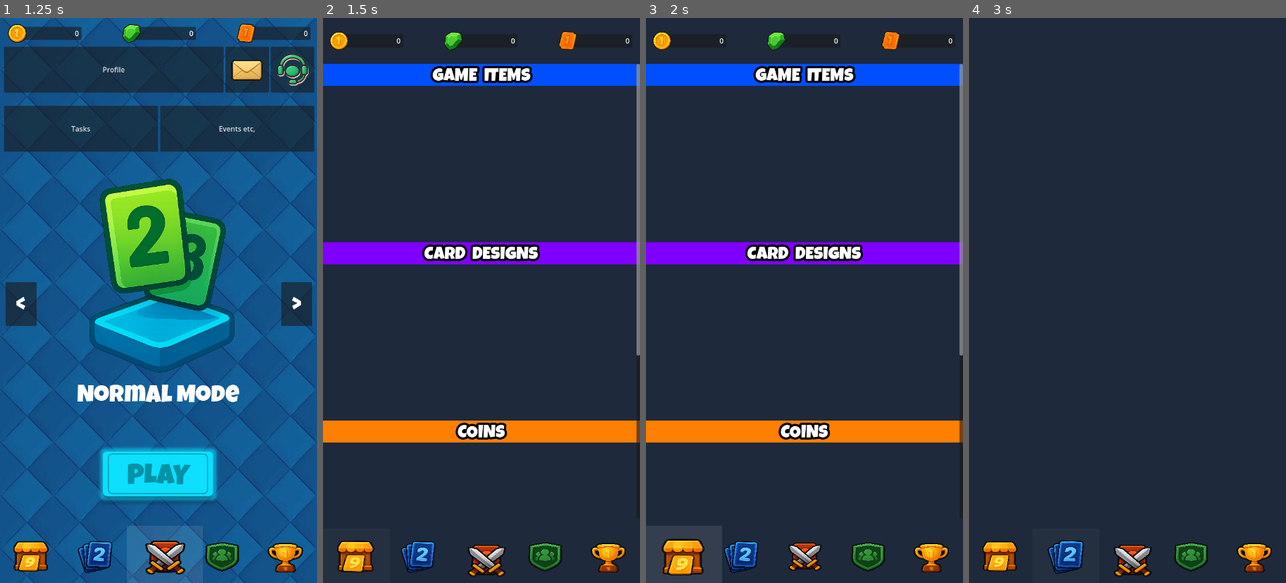
Above: before the commit, frames 1-4 (left to right).
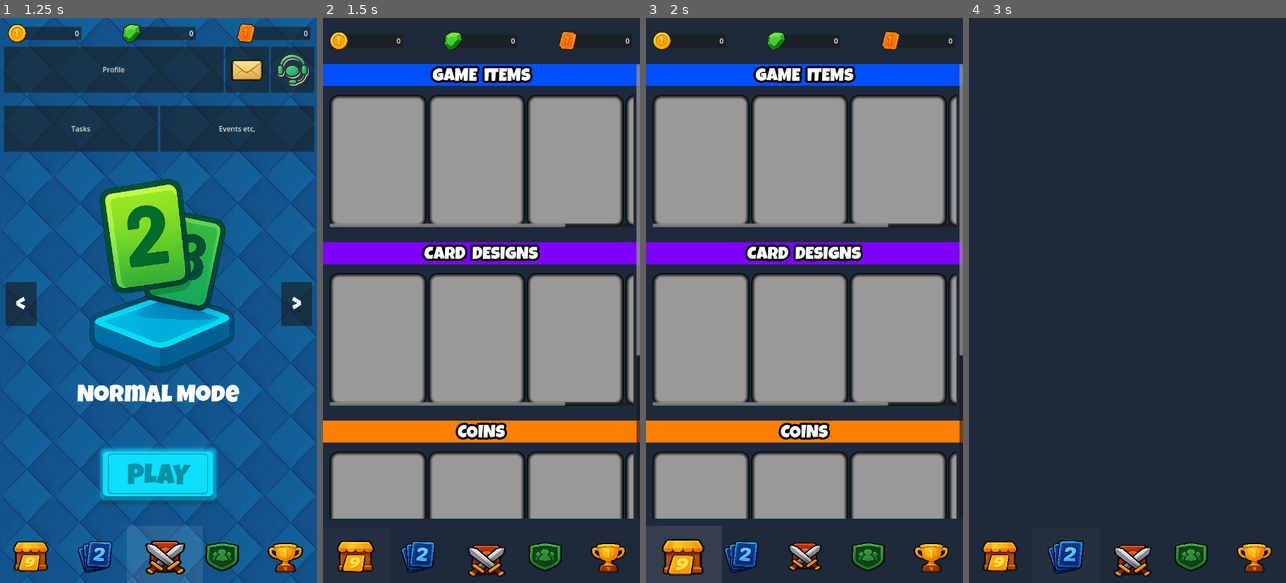
Above: after the commit, the same moments.

Repository: MannLester/TheNumbersGame
Game: Godot game, scene res://scenes/authentication_page/authentication_page.tscn
The game is run twice, just before and just after one commit, with the same random seed, the same clock (stepped at 60 frames per second) and the same inputs.
Inputs (mouse positions are in pixels of both pictures, inside the frame that each line leads up to):
- Up to frame 1 (1.25 s): click (158, 334) at 0.5 s
- Up to frame 2 (1.5 s): click (354, 554) at 1.25 s
- Up to frame 3 (2 s): no input
- Up to frame 4 (3 s): click (1007, 554) at 2 s; click (1064, 554) at 2.75 s

Frame 1 is identical in both runs. In frame 2, 54% of the frame differs, in the area x 2-98%, y 13-89%; in frame 3, 54%; in frame 4, nothing differs.

Commit message:
Added Shop Cards

Diff:
--- /dev/null
+++ b/components/shop_cards.tscn
@@ -0,0 +1,49 @@
+[gd_scene load_steps=2 format=3 uid="uid://c30akr0fqjda3"]
+
+[sub_resource type="StyleBoxFlat" id="StyleBoxFlat_m76v5"]
+border_width_left = 10
+border_width_top = 10
+border_width_right = 10
+border_width_bottom = 10
+border_color = Color(0, 0, 0, 1)
+border_blend = true
+corner_radius_top_left = 20
+corner_radius_top_right = 20
+corner_radius_bottom_right = 20
+corner_radius_bottom_left = 20
+
+[node name="Control" type="Control"]
+custom_minimum_size = Vector2(220, 300)
+layout_mode = 3
+anchors_preset = 15
+anchor_right = 1.0
+anchor_bottom = 1.0
+grow_horizontal = 2
+grow_vertical = 2
+
+[node name="MarginContainer" type="MarginContainer" parent="."]
+layout_mode = 1
+anchors_preset = 15
+anchor_right = 1.0
+anchor_bottom = 1.0
+grow_horizontal = 2
+grow_vertical = 2
+
+[node name="Panel" type="Panel" parent="MarginContainer"]
+clip_contents = true
+layout_mode = 2
+theme_override_styles/panel = SubResource("StyleBoxFlat_m76v5")
+
+[node name="TextureRect" type="TextureRect" parent="MarginContainer/Panel"]
+layout_mode = 1
+anchors_preset = 8
+anchor_left = 0.5
+anchor_top = 0.5
+anchor_right = 0.5
+anchor_bottom = 0.5
+offset_left = -20.0
+offset_top = -20.0
+offset_right = 20.0
+offset_bottom = 20.0
+grow_horizontal = 2
+grow_vertical = 2
--- a/scenes/game_area_page/enemy_2_card.tscn
+++ b/scenes/game_area_page/enemy_2_card.tscn
@@ -1,6 +1,6 @@
 [gd_scene load_steps=3 format=3 uid="uid://bnhftkn8vespa"]
 
-[ext_resource type="PackedScene" uid="uid://w2tn7iqfhscl" path="res://scenes/enemy_card.tscn" id="1_ivxf0"]
+[ext_resource type="PackedScene" uid="uid://w2tn7iqfhscl" path="res://components/enemy_card.tscn" id="1_ivxf0"]
 [ext_resource type="Script" path="res://scripts/game_area_scripts/enemy_2_card.gd" id="1_vpdmd"]
 
 [node name="Control" type="Control"]
--- a/scenes/game_area_page/enemy_3_hand.tscn
+++ b/scenes/game_area_page/enemy_3_hand.tscn
@@ -1,6 +1,6 @@
 [gd_scene load_steps=3 format=3 uid="uid://dm6e22lpa54x3"]
 
-[ext_resource type="PackedScene" uid="uid://w2tn7iqfhscl" path="res://scenes/enemy_card.tscn" id="1_qwlub"]
+[ext_resource type="PackedScene" uid="uid://w2tn7iqfhscl" path="res://components/enemy_card.tscn" id="1_qwlub"]
 [ext_resource type="Script" path="res://scripts/game_area_scripts/enemy_3_hand.gd" id="1_spu4n"]
 
 [node name="Control" type="Control"]
--- a/scenes/game_area_page/enemy_4_card.tscn
+++ b/scenes/game_area_page/enemy_4_card.tscn
@@ -1,7 +1,7 @@
 [gd_scene load_steps=3 format=3 uid="uid://dlw8wf0lfarf1"]
 
 [ext_resource type="Script" path="res://scripts/game_area_scripts/enemy_4_card.gd" id="1_5nf0h"]
-[ext_resource type="PackedScene" uid="uid://w2tn7iqfhscl" path="res://scenes/enemy_card.tscn" id="1_k4673"]
+[ext_resource type="PackedScene" uid="uid://w2tn7iqfhscl" path="res://components/enemy_card.tscn" id="1_k4673"]
 
 [node name="Control" type="Control"]
 custom_minimum_size = Vector2(140, 300)
--- a/scenes/game_area_page/player_hand.tscn
+++ b/scenes/game_area_page/player_hand.tscn
@@ -6,7 +6,7 @@
 [ext_resource type="Texture2D" uid="uid://cofwvo6ec8r62" path="res://assets/icons/Add  Icon (1).png" id="2_057kf"]
 [ext_resource type="Texture2D" uid="uid://bvl7h887skfuo" path="res://assets/icons/Counter (2).png" id="3_07ela"]
 [ext_resource type="FontFile" uid="uid://c2583ujg5wnpc" path="res://assets/fonts/poppins/Poppins-SemiBold.ttf" id="4_26a4u"]
-[ext_resource type="PackedScene" uid="uid://cfn6r8ehvra2t" path="res://scenes/card_node.tscn" id="6_uurad"]
+[ext_resource type="PackedScene" uid="uid://cfn6r8ehvra2t" path="res://components/card_node.tscn" id="6_uurad"]
 
 [sub_resource type="StyleBoxFlat" id="StyleBoxFlat_eal6h"]
 bg_color = Color(0.85098, 0.85098, 0.85098, 1)
--- a/scenes/home_page/home_header.tscn
+++ b/scenes/home_page/home_header.tscn
@@ -1,7 +1,6 @@
-[gd_scene load_steps=5 format=3 uid="uid://cghdmb61lirel"]
+[gd_scene load_steps=4 format=3 uid="uid://cghdmb61lirel"]
 
 [ext_resource type="PackedScene" uid="uid://bxeqiiumlef01" path="res://scenes/home_page/currencies_header.tscn" id="1_dgoww"]
-[ext_resource type="Script" path="res://scripts/home_scripts/home_header.gd" id="1_header_script"]
 [ext_resource type="Texture2D" uid="uid://ba6qehxdyddsh" path="res://assets/icons/mail_icon.png" id="4_fdba4"]
 [ext_resource type="Texture2D" uid="uid://cbjuv6e2rxvx5" path="res://assets/icons/support_icon.png" id="5_vx0rg"]
 
@@ -13,7 +12,6 @@
 offset_right = 3.0
 offset_bottom = 314.0
 grow_horizontal = 2
-script = ExtResource("1_header_script")
 
 [node name="MarginContainer" type="MarginContainer" parent="."]
 custom_minimum_size = Vector2(0, 104)
@@ -31,7 +29,7 @@
 layout_mode = 2
 theme_override_constants/separation = 30
 
-[node name="Control" parent="MarginContainer/VBoxContainer" instance=ExtResource("1_dgoww")]
+[node name="CurrenciesHeader" parent="MarginContainer/VBoxContainer" instance=ExtResource("1_dgoww")]
 layout_mode = 2
 
 [node name="HBoxContainer2" type="HBoxContainer" parent="MarginContainer/VBoxContainer"]
--- a/scenes/shop_page/shop_page.tscn
+++ b/scenes/shop_page/shop_page.tscn
@@ -1,8 +1,9 @@
-[gd_scene load_steps=8 format=3 uid="uid://bdqmlt1x1juwy"]
+[gd_scene load_steps=9 format=3 uid="uid://bdqmlt1x1juwy"]
 
 [ext_resource type="PackedScene" uid="uid://c6fl2vycdfhg3" path="res://scenes/home_page/home_bottom_tabs.tscn" id="1_bmfl5"]
 [ext_resource type="PackedScene" uid="uid://bxeqiiumlef01" path="res://scenes/home_page/currencies_header.tscn" id="2_c5j1b"]
 [ext_resource type="FontFile" uid="uid://cvpff81povwt7" path="res://assets/fonts/luckiest-guy/LuckiestGuy-Regular.ttf" id="3_5ux0y"]
+[ext_resource type="PackedScene" uid="uid://c30akr0fqjda3" path="res://components/shop_cards.tscn" id="4_6dc18"]
 
 [sub_resource type="StyleBoxFlat" id="StyleBoxFlat_odk0m"]
 bg_color = Color(0, 0.309804, 1, 1)
@@ -110,8 +111,29 @@
 horizontal_alignment = 1
 vertical_alignment = 1
 
-[node name="HBoxContainer" type="HBoxContainer" parent="Control2/ScrollContainer/MarginContainer/VBoxContainer/Control/VBoxContainer"]
-custom_minimum_size = Vector2(0, 300)
+[node name="MarginContainer" type="MarginContainer" parent="Control2/ScrollContainer/MarginContainer/VBoxContainer/Control/VBoxContainer"]
+layout_mode = 2
+theme_override_constants/margin_left = 15
+theme_override_constants/margin_right = 15
+
+[node name="ScrollContainer" type="ScrollContainer" parent="Control2/ScrollContainer/MarginContainer/VBoxContainer/Control/VBoxContainer/MarginContainer"]
+custom_minimum_size = Vector2(0, 300)
+layout_mode = 2
+
+[node name="HBoxContainer" type="HBoxContainer" parent="Control2/ScrollContainer/MarginContainer/VBoxContainer/Control/VBoxContainer/MarginContainer/ScrollContainer"]
+custom_minimum_size = Vector2(220, 300)
+layout_mode = 2
+
+[node name="Control" parent="Control2/ScrollContainer/MarginContainer/VBoxContainer/Control/VBoxContainer/MarginContainer/ScrollContainer/HBoxContainer" instance=ExtResource("4_6dc18")]
+layout_mode = 2
+
+[node name="Control2" parent="Control2/ScrollContainer/MarginContainer/VBoxContainer/Control/VBoxContainer/MarginContainer/ScrollContainer/HBoxContainer" instance=ExtResource("4_6dc18")]
+layout_mode = 2
+
+[node name="Control3" parent="Control2/ScrollContainer/MarginContainer/VBoxContainer/Control/VBoxContainer/MarginContainer/ScrollContainer/HBoxContainer" instance=ExtResource("4_6dc18")]
+layout_mode = 2
+
+[node name="Control4" parent="Control2/ScrollContainer/MarginContainer/VBoxContainer/Control/VBoxContainer/MarginContainer/ScrollContainer/HBoxContainer" instance=ExtResource("4_6dc18")]
 layout_mode = 2
 
 [node name="Control2" type="Control" parent="Control2/ScrollContainer/MarginContainer/VBoxContainer"]
@@ -150,8 +172,29 @@
 horizontal_alignment = 1
 vertical_alignment = 1
 
-[node name="HBoxContainer" type="HBoxContainer" parent="Control2/ScrollContainer/MarginContainer/VBoxContainer/Control2/VBoxContainer"]
-custom_minimum_size = Vector2(0, 300)
+[node name="MarginContainer" type="MarginContainer" parent="Control2/ScrollContainer/MarginContainer/VBoxContainer/Control2/VBoxContainer"]
+layout_mode = 2
+theme_override_constants/margin_left = 15
+theme_override_constants/margin_right = 15
+
+[node name="ScrollContainer" type="ScrollContainer" parent="Control2/ScrollContainer/MarginContainer/VBoxContainer/Control2/VBoxContainer/MarginContainer"]
+custom_minimum_size = Vector2(0, 300)
+layout_mode = 2
+
+[node name="HBoxContainer" type="HBoxContainer" parent="Control2/ScrollContainer/MarginContainer/VBoxContainer/Control2/VBoxContainer/MarginContainer/ScrollContainer"]
+custom_minimum_size = Vector2(220, 300)
+layout_mode = 2
+
+[node name="Control" parent="Control2/ScrollContainer/MarginContainer/VBoxContainer/Control2/VBoxContainer/MarginContainer/ScrollContainer/HBoxContainer" instance=ExtResource("4_6dc18")]
+layout_mode = 2
+
+[node name="Control2" parent="Control2/ScrollContainer/MarginContainer/VBoxContainer/Control2/VBoxContainer/MarginContainer/ScrollContainer/HBoxContainer" instance=ExtResource("4_6dc18")]
+layout_mode = 2
+
+[node name="Control3" parent="Control2/ScrollContainer/MarginContainer/VBoxContainer/Control2/VBoxContainer/MarginContainer/ScrollContainer/HBoxContainer" instance=ExtResource("4_6dc18")]
+layout_mode = 2
+
+[node name="Control4" parent="Control2/ScrollContainer/MarginContainer/VBoxContainer/Control2/VBoxContainer/MarginContainer/ScrollContainer/HBoxContainer" instance=ExtResource("4_6dc18")]
 layout_mode = 2
 
 [node name="Control3" type="Control" parent="Control2/ScrollContainer/MarginContainer/VBoxContainer"]
@@ -190,8 +233,29 @@
 horizontal_alignment = 1
 vertical_alignment = 1
 
-[node name="HBoxContainer" type="HBoxContainer" parent="Control2/ScrollContainer/MarginContainer/VBoxContainer/Control3/VBoxContainer"]
-custom_minimum_size = Vector2(0, 300)
+[node name="MarginContainer" type="MarginContainer" parent="Control2/ScrollContainer/MarginContainer/VBoxContainer/Control3/VBoxContainer"]
+layout_mode = 2
+theme_override_constants/margin_left = 15
+theme_override_constants/margin_right = 15
+
+[node name="ScrollContainer" type="ScrollContainer" parent="Control2/ScrollContainer/MarginContainer/VBoxContainer/Control3/VBoxContainer/MarginContainer"]
+custom_minimum_size = Vector2(0, 300)
+layout_mode = 2
+
+[node name="HBoxContainer" type="HBoxContainer" parent="Control2/ScrollContainer/MarginContainer/VBoxContainer/Control3/VBoxContainer/MarginContainer/ScrollContainer"]
+custom_minimum_size = Vector2(220, 300)
+layout_mode = 2
+
+[node name="Control" parent="Control2/ScrollContainer/MarginContainer/VBoxContainer/Control3/VBoxContainer/MarginContainer/ScrollContainer/HBoxContainer" instance=ExtResource("4_6dc18")]
+layout_mode = 2
+
+[node name="Control2" parent="Control2/ScrollContainer/MarginContainer/VBoxContainer/Control3/VBoxContainer/MarginContainer/ScrollContainer/HBoxContainer" instance=ExtResource("4_6dc18")]
+layout_mode = 2
+
+[node name="Control3" parent="Control2/ScrollContainer/MarginContainer/VBoxContainer/Control3/VBoxContainer/MarginContainer/ScrollContainer/HBoxContainer" instance=ExtResource("4_6dc18")]
+layout_mode = 2
+
+[node name="Control4" parent="Control2/ScrollContainer/MarginContainer/VBoxContainer/Control3/VBoxContainer/MarginContainer/ScrollContainer/HBoxContainer" instance=ExtResource("4_6dc18")]
 layout_mode = 2
 
 [node name="Control4" type="Control" parent="Control2/ScrollContainer/MarginContainer/VBoxContainer"]
@@ -230,6 +294,27 @@
 horizontal_alignment = 1
 vertical_alignment = 1
 
-[node name="HBoxContainer" type="HBoxContainer" parent="Control2/ScrollContainer/MarginContainer/VBoxContainer/Control4/VBoxContainer"]
-custom_minimum_size = Vector2(0, 300)
-layout_mode = 2
+[node name="MarginContainer" type="MarginContainer" parent="Control2/ScrollContainer/MarginContainer/VBoxContainer/Control4/VBoxContainer"]
+layout_mode = 2
+theme_override_constants/margin_left = 15
+theme_override_constants/margin_right = 15
+
+[node name="ScrollContainer" type="ScrollContainer" parent="Control2/ScrollContainer/MarginContainer/VBoxContainer/Control4/VBoxContainer/MarginContainer"]
+custom_minimum_size = Vector2(0, 300)
+layout_mode = 2
+
+[node name="HBoxContainer" type="HBoxContainer" parent="Control2/ScrollContainer/MarginContainer/VBoxContainer/Control4/VBoxContainer/MarginContainer/ScrollContainer"]
+custom_minimum_size = Vector2(0, 300)
+layout_mode = 2
+
+[node name="Control" parent="Control2/ScrollContainer/MarginContainer/VBoxContainer/Control4/VBoxContainer/MarginContainer/ScrollContainer/HBoxContainer" instance=ExtResource("4_6dc18")]
+layout_mode = 2
+
+[node name="Control2" parent="Control2/ScrollContainer/MarginContainer/VBoxContainer/Control4/VBoxContainer/MarginContainer/ScrollContainer/HBoxContainer" instance=ExtResource("4_6dc18")]
+layout_mode = 2
+
+[node name="Control3" parent="Control2/ScrollContainer/MarginContainer/VBoxContainer/Control4/VBoxContainer/MarginContainer/ScrollContainer/HBoxContainer" instance=ExtResource("4_6dc18")]
+layout_mode = 2
+
+[node name="Control4" parent="Control2/ScrollContainer/MarginContainer/VBoxContainer/Control4/VBoxContainer/MarginContainer/ScrollContainer/HBoxContainer" instance=ExtResource("4_6dc18")]
+layout_mode = 2
Renamed: scenes/card_node.tscn -> components/card_node.tscn
Renamed: scenes/enemy_card.tscn -> components/enemy_card.tscn
